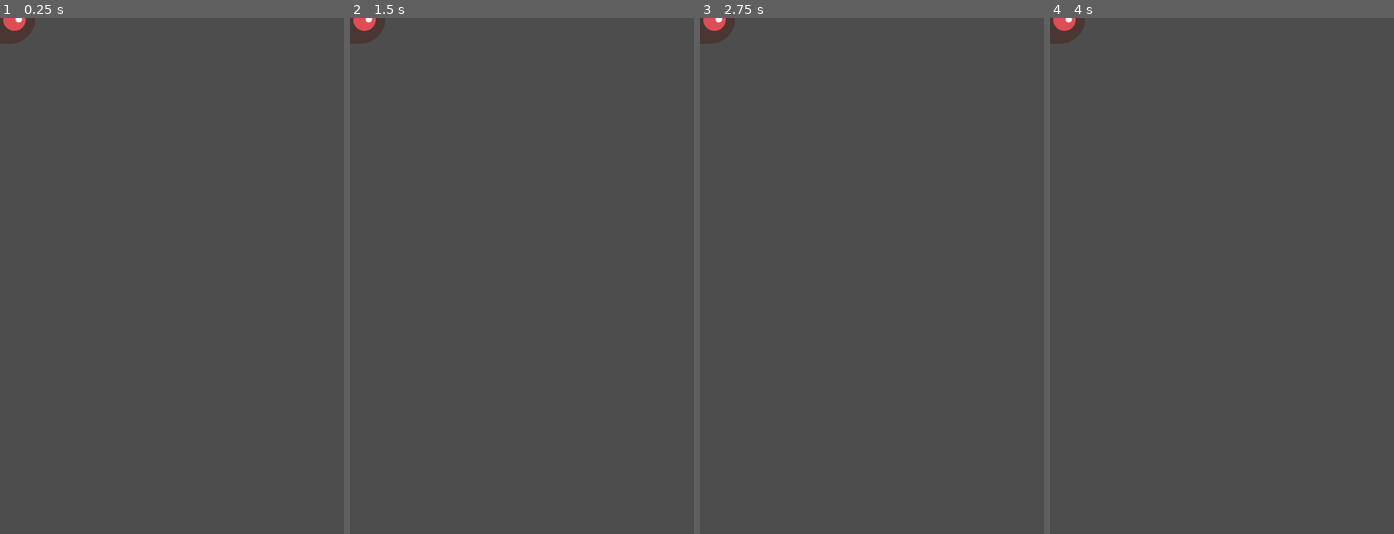
Above: before the commit, frames 1-4 (left to right).
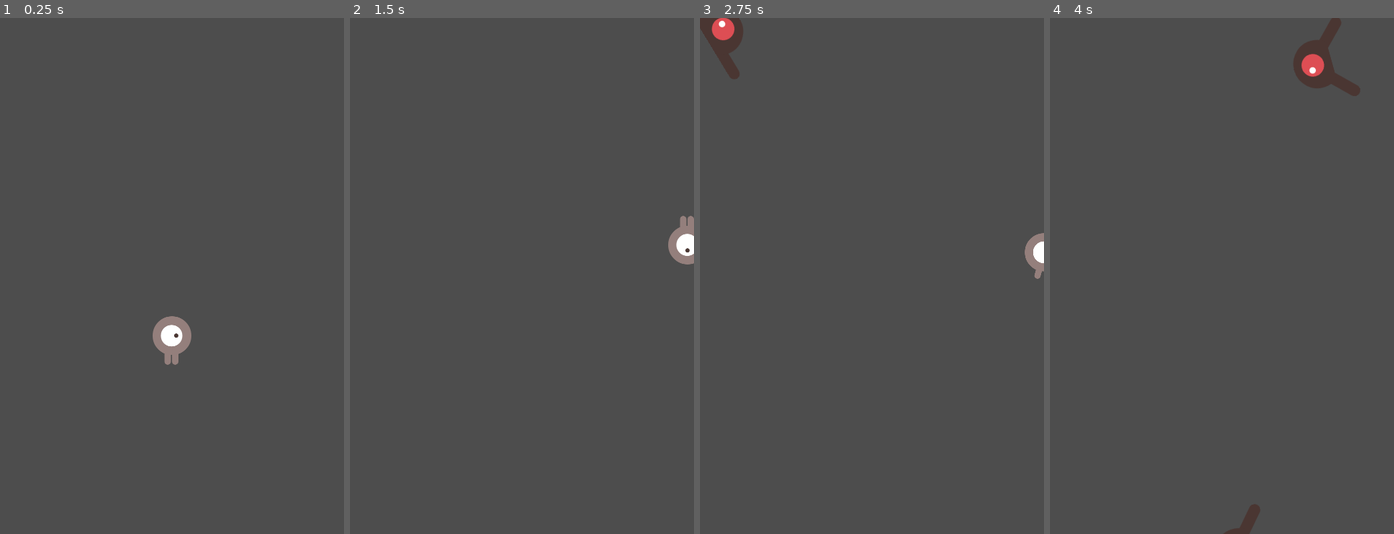
Above: after the commit, the same moments.

Repository: FelipeFik11/PRIMER-JUEGO-2D-GITHUB-
Game: Godot game, scene res://main.tscn
Same seed, same stepped clock (60 frames per second), same inputs: the game is played once before the commit and once after it. Before the commit the project starts from res://mob.tscn.
Inputs:
- Up to frame 1 (0.25 s): no input
- Up to frame 2 (1.5 s): tap Enter at 0.5 s; hold Up (move_up) 0.53-1.28 s; hold Right (move_rigth) 0.53-1.28 s; hold Down (move_down) from 1.28 s (still down); tap Right (move_rigth) at 1.35 s
- Up to frame 3 (2.75 s): release Down (move_down) at 2.03 s; hold Up (move_up) from 2.03 s (still down); hold Right (move_rigth) from 2.03 s (still down)
- Up to frame 4 (4 s): release Right (move_rigth) at 2.78 s; tap Right (move_rigth) at 2.85 s; release Up (move_up) at 3.53 s; hold Left (move_left) from 3.53 s (still down); hold Right (move_rigth) from 3.53 s (still down)

The runs differ from the first frame. In frame 1, 1.2% of the frame differs, in the area x 0-56%, y 0-68%; in frame 2, 1.0%; in frame 3, 1.1%; in frame 4, 1.8%, in the area x 0-91%, y 0-100%.
Error after the commit: Invalid call. Nonexistent function 'ser_deferred' in base 'CollisionShape2D'. (res://player.gd:46)

Commit message:
escena principal del juego

Diff:
--- /dev/null
+++ b/main.gd
@@ -0,0 +1,46 @@
+extends Node
+@export var mob_scene: PackedScene
+var score
+
+# Called when the node enters the scene tree for the first time.
+func _ready():
+	new_game()
+
+
+func Game_Over():
+	$ScoreTimer.stop()
+	$MobTimer.stop()
+func new_game():
+	score = 0
+	$Player.start($StartPosition.position)
+	$StartTimer.start()
+
+func _on_mob_timer_timeout():
+	# Create a new instance of the Mob scene.
+	var mob = mob_scene.instantiate()
+
+	var mob_spawn_location = $MobPath/MobSpawnLocation
+	mob_spawn_location.progress_ratio = randf()
+
+	mob.position = mob_spawn_location.position
+
+	var direction = mob_spawn_location.rotation + PI / 2
+
+	direction += randf_range(-PI / 4, PI / 4)
+	mob.rotation = direction
+
+
+	var velocity = Vector2(randf_range(150.0, 250.0), 0.0)
+	mob.linear_velocity = velocity.rotated(direction)
+
+
+	add_child(mob)
+
+
+func _on_score_timer_timeout():
+	score += 1
+
+
+func _on_start_timer_timeout():
+	$MobTimer.start()
+	$ScoreTimer.start()
--- /dev/null
+++ b/main.tscn
@@ -0,0 +1,39 @@
+[gd_scene format=3 uid="uid://csldem4gie5aq"]
+
+[ext_resource type="Script" uid="uid://bnhbf2jcfnq8o" path="res://main.gd" id="1_h2yge"]
+[ext_resource type="PackedScene" uid="uid://o6bvxumwmxs6" path="res://mob.tscn" id="2_1bvp3"]
+[ext_resource type="PackedScene" uid="uid://dnemqj3sro7oh" path="res://player.tscn" id="3_lquwl"]
+
+[sub_resource type="Curve2D" id="Curve2D_h2yge"]
+_data = {
+"points": PackedVector2Array(0, 0, 0, 0, 0, 0, 0, 0, 0, 0, 480, 0, 0, 0, 0, 0, 480, 720, 0, 0, 0, 0, 0, 720, 0, 0, 0, 0, 0, 0)
+}
+point_count = 5
+
+[node name="Main" type="Node" unique_id=1575964132]
+script = ExtResource("1_h2yge")
+mob_scene = ExtResource("2_1bvp3")
+
+[node name="Player" parent="." unique_id=594362209 instance=ExtResource("3_lquwl")]
+
+[node name="MobTimer" type="Timer" parent="." unique_id=1906019053]
+wait_time = 0.5
+
+[node name="ScoreTimer" type="Timer" parent="." unique_id=1939926255]
+
+[node name="StartTimer" type="Timer" parent="." unique_id=975459746]
+wait_time = 2.0
+one_shot = true
+
+[node name="StartPosition" type="Marker2D" parent="." unique_id=1899892942]
+position = Vector2(240, 450)
+
+[node name="MobPath" type="Path2D" parent="." unique_id=1252877925]
+curve = SubResource("Curve2D_h2yge")
+
+[node name="MobSpawnLocation" type="PathFollow2D" parent="MobPath" unique_id=829467137]
+
+[connection signal="hit" from="Player" to="." method="Game_Over"]
+[connection signal="timeout" from="MobTimer" to="." method="_on_mob_timer_timeout"]
+[connection signal="timeout" from="ScoreTimer" to="." method="_on_score_timer_timeout"]
+[connection signal="timeout" from="StartTimer" to="." method="_on_start_timer_timeout"]
--- a/mob.gd
+++ b/mob.gd
@@ -9,6 +9,3 @@
 
 func _on_visible_on_screen_notifier_2d_screen_exited():
 	queue_free()
-# Called every frame. 'delta' is the elapsed time since the previous frame.
-func _process(delta: float) -> void:
-	pass
--- a/player.tscn
+++ b/player.tscn
@@ -35,7 +35,7 @@
 radius = 26.0
 height = 72.0
 
-[node name="PLAYER" type="Area2D" unique_id=594362209]
+[node name="Player" type="Area2D" unique_id=594362209]
 script = ExtResource("1_sweqy")
 metadata/_edit_group_ = true
 
--- a/project.godot
+++ b/project.godot
@@ -11,7 +11,7 @@
 [application]
 
 config/name="PRIMER JUEGO GODOT 2D"
-run/main_scene="uid://o6bvxumwmxs6"
+run/main_scene="uid://csldem4gie5aq"
 config/features=PackedStringArray("4.6", "GL Compatibility")
 config/icon="res://icon.svg"
 
Not shown, added: main.gd.uid
